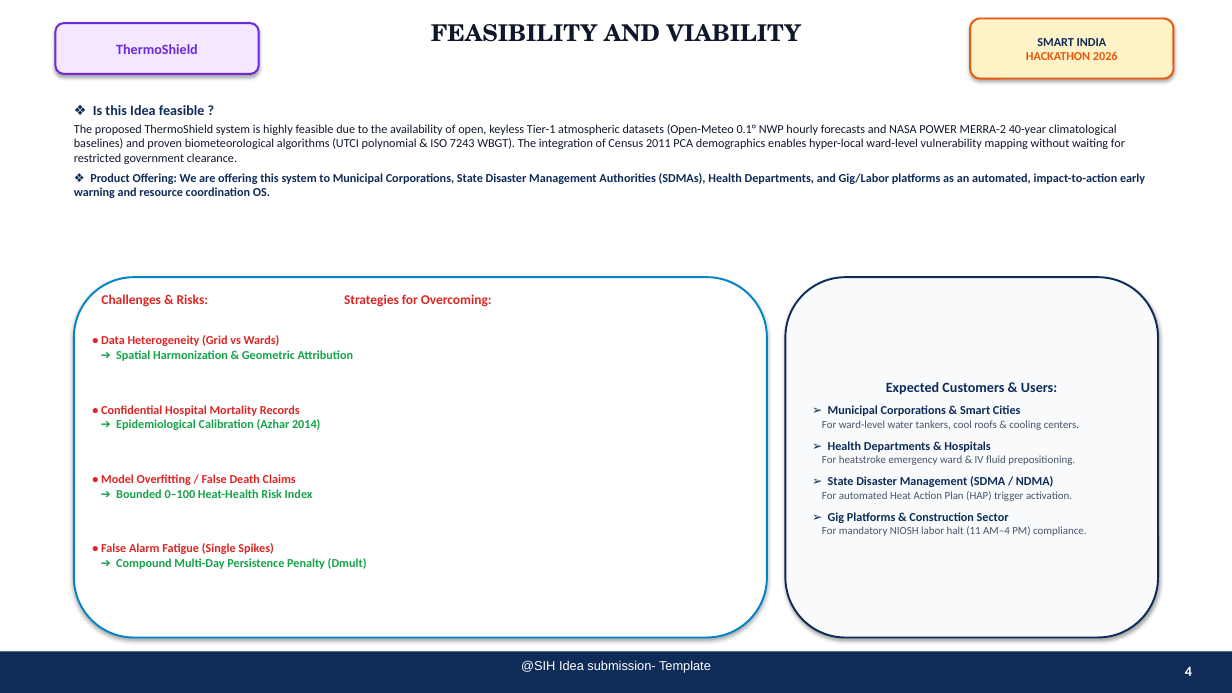
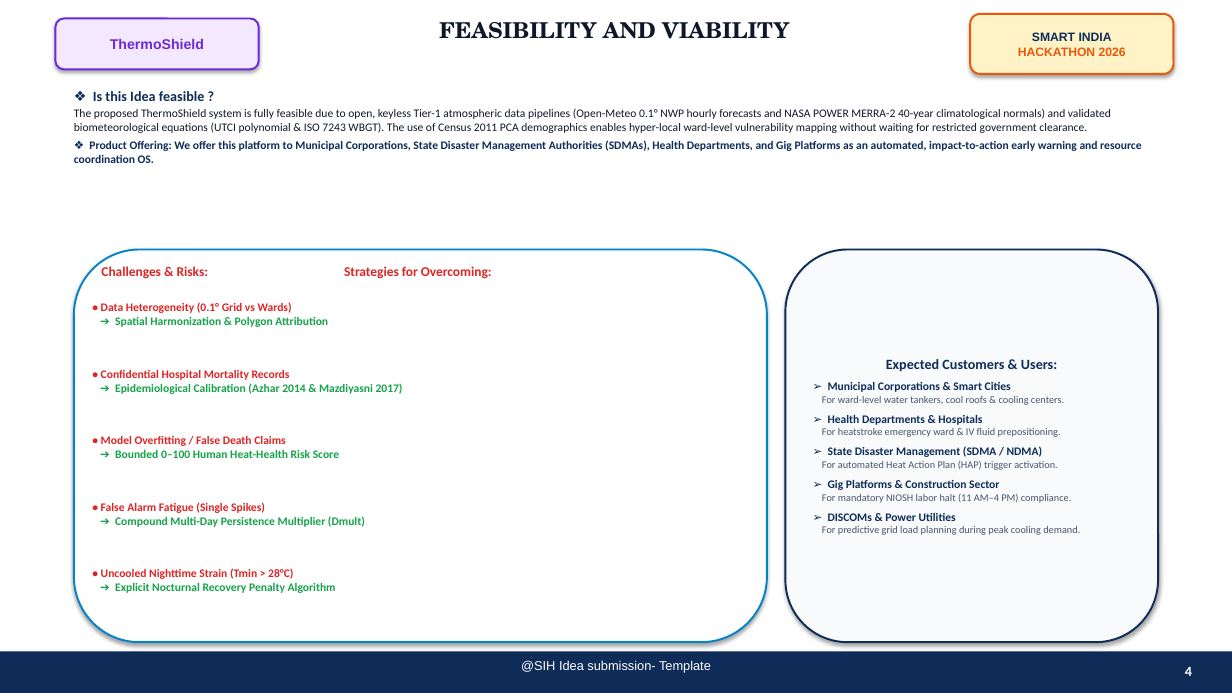
Before and after one commit to fatehbrar07/SIH26083-Heat-Risk, a slide deck: slide 4 of docs/sih/SIH2026_IDEA_Presentation_SIH26083_Official.pptx. Drawn at 1232x693 pixels with LibreOffice and Linux fonts; fonts in the diff are those of the drawing. Boxes give left, top, right and bottom in pixels: in the first picture for what was removed or moved away, otherwise in the second. Text is boxed around its words. In the diff, an @@ line names an element or a change of style, - is before the commit and + after.

Commit message:
docs: regenerate SIH26083 presentation aligning with references 1, 2, 3, 4 winning format

```diff
--- a/docs/sih/SIH2026_IDEA_Presentation_SIH26083_Official.pptx
+++ b/docs/sih/SIH2026_IDEA_Presentation_SIH26083_Official.pptx
@@ rounded rectangle "ThermoShield": place and size @@
-rounded rectangle "ThermoShield" at (55,23,259,74)
+rounded rectangle "ThermoShield" at (55,18,259,69)
@@ rounded rectangle "ThermoShield" at (55,18,259,69): font Calibri to Arial @@
@@ text "FEASIBILITY AND VIABILITY": place and size @@
-text "FEASIBILITY AND VIABILITY" at (431,24,802,42)
+text "FEASIBILITY AND VIABILITY" at (439,22,789,39)
@@ text "FEASIBILITY AND VIABILITY" at (439,22,789,39): size 18 to 17 pt @@
@@ rounded rectangle "SMART INDIA": place and size @@
-rounded rectangle "SMART INDIA" at (970,18,1174,79)
+rounded rectangle "SMART INDIA" at (970,14,1174,74)
@@ rounded rectangle "SMART INDIA" at (970,14,1174,74): font Calibri to Arial @@
@@ text "❖ Is this Idea feasible ...": place and size @@
-text "❖ Is this Idea feasible ..." at (74,105,1145,198)
+text "❖ Is this Idea feasible ..." at (74,91,1141,163)
@@ text at (74,108,1141,163): text changed; size 9.5 to 9 pt @@
-The proposed ThermoShield system is highly feasible due to the availability of open, keyless Tier-1 atmospheric datasets (Open-Meteo 0.1° NWP hourly forecasts and NASA POWER MERRA-2 40-year climatological baselines) and proven biometeorological algorithms (UTCI polynomial & ISO 7243 WBGT). The integration of Census 2011 PCA demographics enables hyper-local ward-level vulnerability mapping without waiting for restricted government clearance.
-❖ Product Offering: We are offering this system to Municipal Corporations, State Disaster Management Authorities (SDMAs), Health Departments, and Gig/Labor platforms as an automated, impact-to-action early warning and resource coordination OS.
+The proposed ThermoShield system is fully feasible due to open, keyless Tier-1 atmospheric data pipelines (Open-Meteo 0.1° NWP hourly forecasts and NASA POWER MERRA-2 40-year climatological normals) and validated biometeorological equations (UTCI polynomial & ISO 7243 WBGT). The use of Census 2011 PCA demographics enables hyper-local ward-level vulnerability mapping without waiting for restricted government clearance.
+❖ Product Offering: We offer this platform to Municipal Corporations, State Disaster Management Authorities (SDMAs), Health Departments, and Gig Platforms as an automated, impact-to-action early warning and resource coordination OS.
@@ rounded rectangle: place and size @@
-rounded rectangle at (74,277,767,638)
+rounded rectangle at (74,250,767,642)
@@ text "Challenges & Risks: Strategies for ...": place and size @@
-text "Challenges & Risks: Strategies for ..." at (101,294,492,307)
+text "Challenges & Risks: Strategies for ..." at (101,266,492,279)
@@ rounded rectangle "Expected Customers & Users:": place and size @@
-rounded rectangle "Expected Customers & Users:" at (786,277,1158,638)
+rounded rectangle "Expected Customers & Users:" at (786,250,1158,642)
@@ text at (101,302,328,327): text changed; size 9.5 to 9 pt @@
-• Data Heterogeneity (Grid vs Wards)
-➔ Spatial Harmonization & Geometric Attribution
+• Data Heterogeneity (0.1° Grid vs Wards)
+➔ Spatial Harmonization & Polygon Attribution
@@ text at (101,370,403,394): text changed; size 9.5 to 9 pt @@
-• Confidential Hospital Mortality Records
-➔ Epidemiological Calibration (Azhar 2014)
+• Confidential Hospital Mortality Records
+➔ Epidemiological Calibration (Azhar 2014 & Mazdiyasni 2017)
@@ text in rounded rectangle at (822,382,1071,503): size 9.5 to 9 pt in "➢ Municipal Corporations & Smart Cities", "➢ Health Departments & Hospitals", "➢ State Disaster Management (SDMA / NDMA)", "➢ Gig Platforms & Construction Sector"; size 8.5 to 8 pt in "For ward-level water tankers, cool roofs & ...", "For heatstroke emergency ward & IV fluid ...", "For automated Heat Action Plan (HAP) trigger ...", "For mandatory NIOSH labor halt (11 AM–4 ..."; less space between paragraphs @@
@@ text at (101,436,339,458): text changed; size 9.5 to 9 pt; text colour #DC2626 to #16A34A @@
-• Model Overfitting / False Death Claims
-➔ Bounded 0–100 Heat-Health Risk Index
+• Model Overfitting / False Death Claims
+➔ Bounded 0–100 Human Heat-Health Risk Score
@@ text at (101,502,365,527): text changed; size 9.5 to 9 pt @@
-• False Alarm Fatigue (Single Spikes)
-➔ Compound Multi-Day Persistence Penalty (Dmult)
+• False Alarm Fatigue (Single Spikes)
+➔ Compound Multi-Day Persistence Multiplier (Dmult)
@@ text in rounded rectangle at (822,513,1080,535): paragraphs added @@
+➢ DISCOMs & Power Utilities
+For predictive grid load planning during peak cooling demand.
@@ text added at (101,568,336,593), 9 pt, text #16A34A, bold @@
+• Uncooled Nighttime Strain (Tmin > 28°C)
+➔ Explicit Nocturnal Recovery Penalty Algorithm
```
Also in this commit, not shown: 5 other slides changed, 1 other file.
